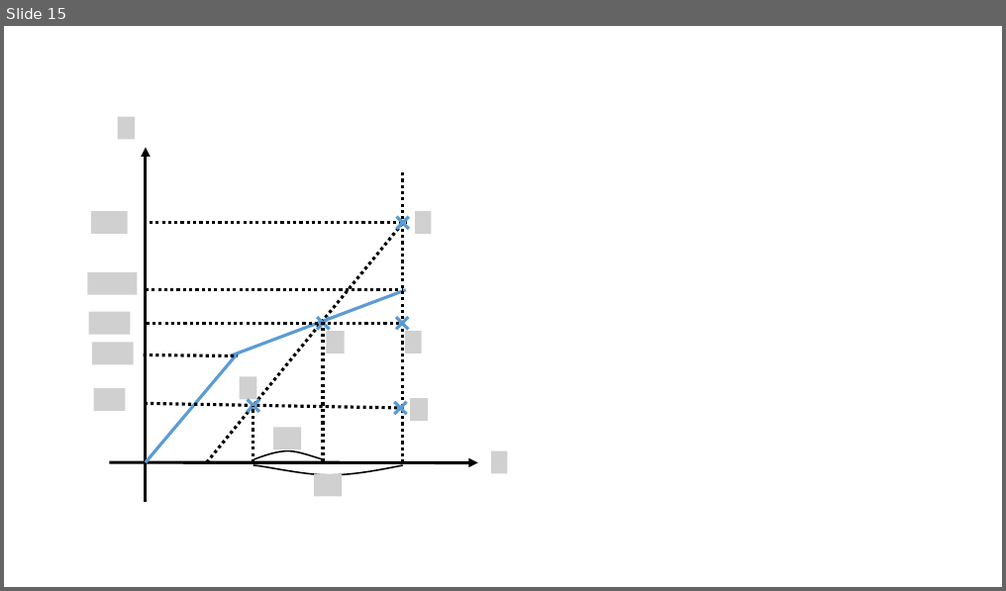
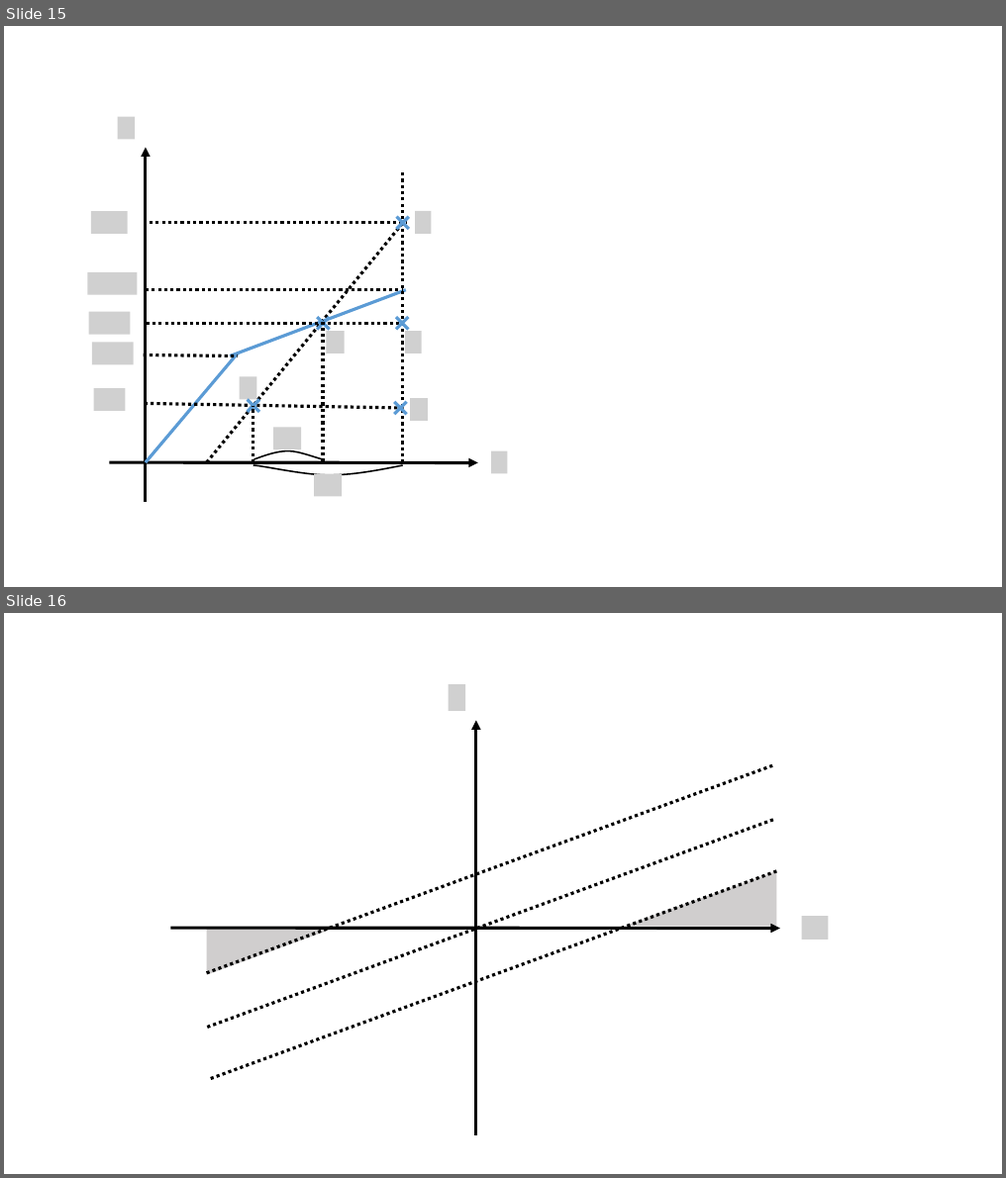
Before and after one commit to kms0523/Study, a slide deck: 그림.pptx. Shown one above the other, each under a label of ours: slide 15 before the commit, slides 15 and 16 after it. The pictures are 1006x591 and 1006x1178 pixels, drawn with LibreOffice and Linux fonts; fonts in the diff are those of the drawing; grey boxes stand for pictures. Boxes give left, top, right and bottom in pixels: in the first picture for what was removed or moved away, otherwise in the second. Text is boxed around its words. In the diff, an @@ line names an element or a change of style, - is before the commit and + after.

```diff
--- a/그림.pptx
+++ b/그림.pptx
@@ slide 16 added at [4,613,1002,1174], background #FFFFFF @@
@@ picture added at [448,684,465,710] @@
@@ arrow added from (476, 1137) to (476, 720), #000000 3 pt @@
@@ line added from (207, 973) to (773, 765), #000000 3 pt dashed @@
@@ line added from (208, 1028) to (773, 820), #000000 3 pt dashed @@
@@ line added from (211, 1078) to (776, 871), #000000 3 pt dashed @@
@@ right triangle added at [626,871,777,926], fill #D0CECE @@
@@ arrow added from (171, 928) to (780, 928), #000000 3 pt @@
@@ right triangle added at [207,928,338,975], fill #D0CECE @@
@@ picture added at [802,916,829,940] @@
```
Also in this commit, not shown: 1 other slide added, 4 other files.
